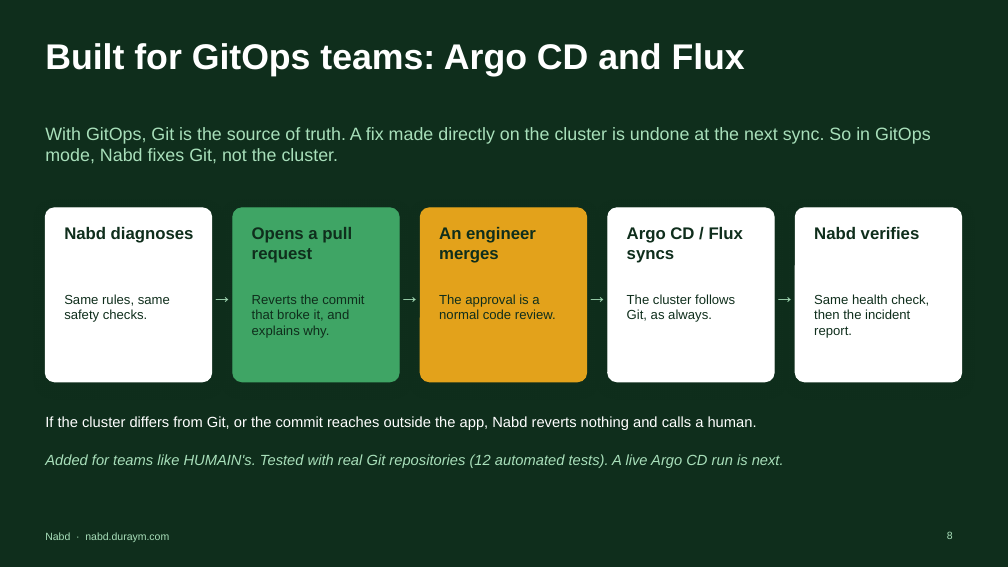
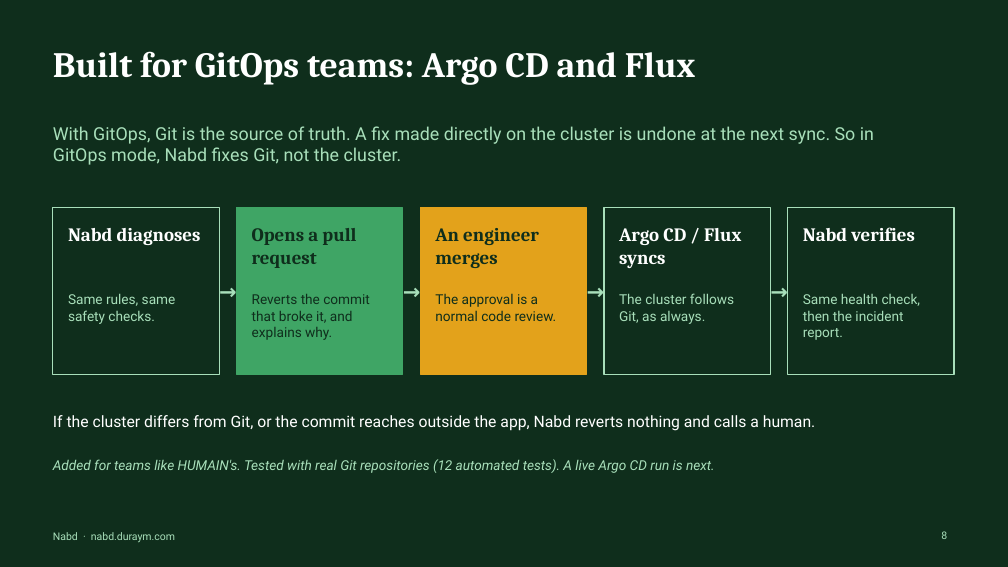
Before and after one commit to moaddreem/k8s-healing-agent, a slide deck: slide 8 of submission/Nabd-deck.pptx. Drawn at 1008x567 pixels with LibreOffice and Linux fonts; fonts in the diff are those of the drawing. Boxes give left, top, right and bottom in pixels: in the first picture for what was removed or moved away, otherwise in the second. Text is boxed around its words. In the diff, an @@ line names an element or a change of style, - is before the commit and + after.

```diff
--- a/submission/Nabd-deck.pptx
+++ b/submission/Nabd-deck.pptx
@@ title "Built for GitOps teams: Argo ...": place and size @@
-title "Built for GitOps teams: Argo ..." at [45,43,745,76]
+title "Built for GitOps teams: Argo ..." at [53,51,696,85]
@@ title "Built for GitOps teams: Argo ..." at [53,51,696,85]: font Arial to Cambria @@
@@ text "With GitOps, Git is the ...": place and size @@
-text "With GitOps, Git is the ..." at [45,127,931,163]
+text "With GitOps, Git is the ..." at [53,126,874,165]
@@ rectangle: place and size @@
-rectangle at [45,208,212,382]
+rectangle at [53,208,219,374]
@@ rectangle at [237,208,403,374]: rounded rectangle to rectangle; shadow off @@
@@ rectangle: place and size @@
-rectangle at [233,208,399,382]
+rectangle at [237,208,403,374]
@@ rectangle: place and size @@
-rectangle at [420,208,587,382]
+rectangle at [420,208,587,374]
@@ rectangle at [420,208,587,374]: rounded rectangle to rectangle; shadow off @@
@@ rectangle: place and size @@
-rectangle at [608,208,774,382]
+rectangle at [604,208,771,374]
@@ rounded rectangle to rectangle; fill #FFFFFF to #0F2E1C; outline #FFFFFF 1 pt to #A8DFBA 1 pt; shadow off in 3 elements at [604,208,771,374], [53,208,219,374], [788,208,954,374] @@
@@ rectangle: place and size @@
-rectangle at [796,208,962,382]
+rectangle at [788,208,954,374]
@@ text "Opens a pull request" at [252,228,356,268]: size 16 to 18 pt, font Arial to Cambria @@
@@ text "An engineer merges" at [435,228,539,268]: size 16 to 18 pt, font Arial to Cambria @@
@@ text "Argo CD / Flux syncs": place and size @@
-text "Argo CD / Flux syncs" at [627,227,743,263]
+text "Argo CD / Flux syncs" at [619,228,741,268]
@@ size 16 to 18 pt, font Arial to Cambria, text colour #0F2E1C to #FFFFFF in 3 elements at [68,228,201,245], [619,228,741,268], [803,227,915,241] @@
@@ text "Nabd verifies": place and size @@
-text "Nabd verifies" at [814,227,920,239]
+text "Nabd verifies" at [803,227,915,241]
@@ text "→": place and size @@
-text "→" at [212,276,233,314]
+text "→" at [219,276,237,306]
@@ text "Reverts the commit that broke ..." at [252,294,370,340]: size 12.5 to 13 pt, font Arial to Roboto @@
@@ text "The approval is a normal ..." at [435,294,557,321]: size 12.5 to 13 pt, font Arial to Roboto @@
@@ text "The cluster follows Git, as ...": place and size @@
-text "The cluster follows Git, as ..." at [627,294,735,322]
+text "The cluster follows Git, as ..." at [619,293,734,324]
@@ size 12.5 to 13 pt, font Arial to Roboto, text colour #0F2E1C to #A8DFBA in 3 elements at [68,293,176,324], [619,293,734,324], [803,293,921,340] @@
@@ text "Same health check, then the ...": place and size @@
-text "Same health check, then the ..." at [814,294,929,338]
+text "Same health check, then the ..." at [803,293,921,340]
@@ text "If the cluster differs from ...": place and size @@
-text "If the cluster differs from ..." at [45,416,757,430]
+text "If the cluster differs from ..." at [53,415,816,431]
@@ text "If the cluster differs from ..." at [53,415,816,431]: size 14 to 15 pt, font Arial to Roboto @@
@@ text "Added for teams like HUMAIN's. ...": place and size @@
-text "Added for teams like HUMAIN's. ..." at [45,454,784,468]
+text "Added for teams like HUMAIN's. ..." at [53,459,715,473]
@@ text "Added for teams like HUMAIN's. ..." at [53,459,715,473]: size 14 to 13 pt, font Arial to Roboto @@
@@ font Arial to Roboto in 7 elements at [941,531,947,539], [53,126,874,165], [587,276,604,306], [403,276,420,306], [771,276,788,306], [219,276,237,306], [53,532,175,542] @@
@@ text "Nabd · nabd.duraym.com": place and size @@
-text "Nabd · nabd.duraym.com" at [45,532,169,542]
+text "Nabd · nabd.duraym.com" at [53,532,175,542]
```
Also in this commit, not shown: 8 other slides changed, 1 slide added, 1 slide removed, 2 other files.
